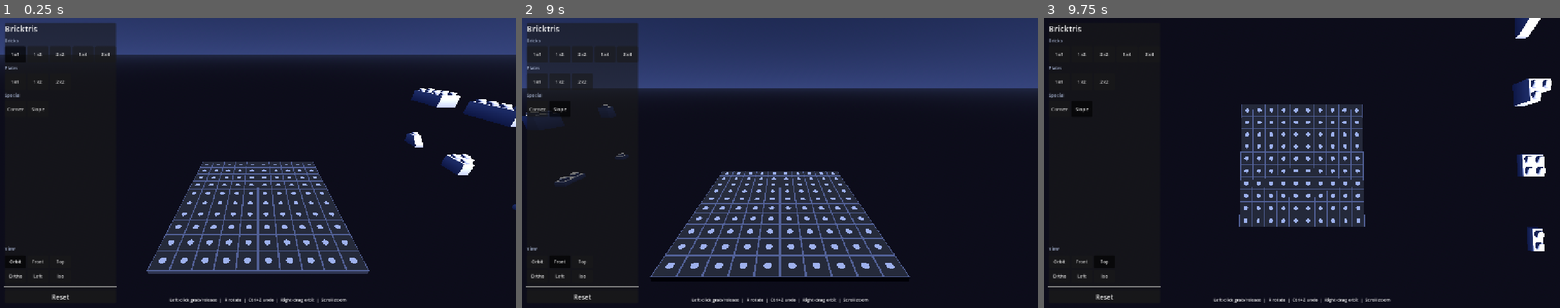
Above: before the commit, frames 1-3 (left to right).
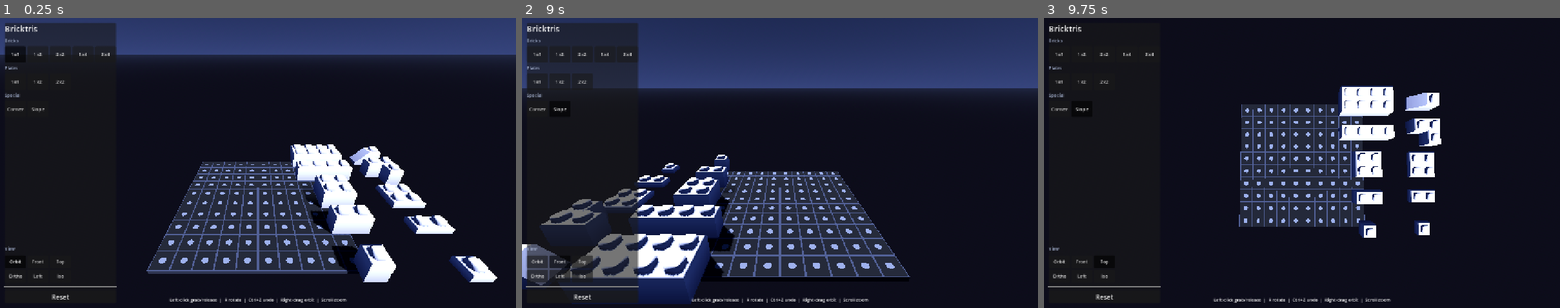
Above: after the commit, the same moments.

Repository: ZacharyEllison/games
Game: Godot game, scene res://scenes/main.tscn
Same seed, same stepped clock (60 frames per second), same inputs: the game is played once before the commit and once after it.
Inputs:
- Up to frame 1 (0.25 s): no input
- Up to frame 2 (9 s): click "1x1" at 0.5 s; click "1x2" at 1.25 s; click "2x2" at 2 s; click "1x4" at 2.75 s; click "2x4" at 3.5 s; click "1x1" at 4.25 s; click "1x2" at 5 s; click "2x2" at 5.75 s; click "Corner" at 6.5 s; click "Slope" at 7.25 s; click "Orbit" at 8 s; click "Front" at 8.75 s
- Up to frame 3 (9.75 s): click "Top" at 9.5 s

The runs differ from the first frame. In frame 1, 8.0% of the frame differs, in the area x 56-100%, y 24-92%; in frame 2, 10%, in the area x 0-42%, y 29-99%; in frame 3, 5.8%.

Commit message:
Align Bricktris palette flush along the grid edge.
Run palette slots down the right side of the build surface instead of away from it, and refresh the web export.

Diff:
--- a/bricktris/scripts/brick_palette.gd
+++ b/bricktris/scripts/brick_palette.gd
@@ -14,14 +14,14 @@
 	"brick_slope_1x2": preload("res://scenes/brick_slope_1x2.tscn"),
 }
 
-# Two rows, spaced for the widest bricks (2x4 ~= 0.32 m).
+# Two rows (+X) × five slots (−Z) hugging the grid's right edge.
 const LAYOUT: Array = [
 	["brick_1x1", "brick_1x2", "brick_2x2", "brick_1x4", "brick_2x4"],
 	["plate_1x1", "plate_1x2", "plate_2x2", "brick_corner", "brick_slope_1x2"],
 ]
 
-const COL_SPACING := BuildLayout.PALETTE_COL_SPACING
-const ROW_SPACING := BuildLayout.PALETTE_ROW_SPACING
+const X_SPACING := BuildLayout.PALETTE_X_SPACING
+const Z_SPACING := BuildLayout.PALETTE_Z_SPACING
 const GRAB_RADIUS := BuildLayout.PALETTE_GRAB_RADIUS
 
 var _slots: Array = []
@@ -37,9 +37,9 @@
 		for col in cols:
 			var type: String = LAYOUT[row][col]
 			var offset := Vector3(
-				(col - (cols - 1) * 0.5) * COL_SPACING,
-				-row * ROW_SPACING,
-				0.0
+				row * X_SPACING,
+				0.0,
+				-col * Z_SPACING
 			)
 			_add_slot(type, offset)
 
--- a/bricktris/scripts/build_layout.gd
+++ b/bricktris/scripts/build_layout.gd
@@ -17,11 +17,11 @@
 const DESK_TOP_Y := 0.8
 const SEATED_CAM_Z := 0.3
 const DESK_NEAR_MARGIN := STUD_PITCH * 5.0
-const VR_PALETTE_GAP := STUD_PITCH * 2.5
-const VR_PALETTE_LIFT := BRICK_HEIGHT * 2.5
+const VR_PALETTE_GAP := 0.0
+const VR_PALETTE_LIFT := DESK_TOP_EPS
 
-const PALETTE_COL_SPACING := STUD_PITCH * 6.5
-const PALETTE_ROW_SPACING := STUD_PITCH * 5.25
+const PALETTE_X_SPACING := STUD_PITCH * 4.5
+const PALETTE_Z_SPACING := DESK_EXTENT / 4.0
 const PALETTE_GRAB_RADIUS := STUD_PITCH * 2.25
 const VR_GRAB_RADIUS := STUD_PITCH * 1.75
 const STUD_DOT_RADIUS := STUD_PITCH * 0.16
@@ -40,12 +40,11 @@
 	var z := SEATED_CAM_Z - DESK_NEAR_MARGIN - DESK_HALF_EXTENT
 	return Vector3(0.0, DESK_TOP_Y, z)
 
-static func palette_half_width() -> float:
-	return PALETTE_COL_SPACING * 2.0
-
 static func vr_palette_position(desk_pos: Vector3) -> Vector3:
-	var x := desk_pos.x + DESK_HALF_EXTENT + VR_PALETTE_GAP + palette_half_width()
-	return Vector3(x, desk_pos.y + VR_PALETTE_LIFT, desk_pos.z)
+	# Origin at the grid's front-right corner; slots run along -Z (down the edge).
+	var x := desk_pos.x + DESK_HALF_EXTENT + VR_PALETTE_GAP
+	var z := desk_pos.z + DESK_HALF_EXTENT
+	return Vector3(x, desk_pos.y + VR_PALETTE_LIFT, z)
 
 static func grid_origin_xz(desk: Node3D) -> Vector2:
 	var half := DESK_HALF_EXTENT
@@ -56,10 +55,10 @@
 	return origin + (Vector2(cell) + Vector2(0.5, 0.5)) * STUD_PITCH
 
 static func palette_col_spacing() -> float:
-	return PALETTE_COL_SPACING
+	return PALETTE_X_SPACING
 
 static func palette_row_spacing() -> float:
-	return PALETTE_ROW_SPACING
+	return PALETTE_Z_SPACING
 
 static func palette_grab_radius() -> float:
 	return PALETTE_GRAB_RADIUS
--- a/bricktris/scripts/main.gd
+++ b/bricktris/scripts/main.gd
@@ -140,10 +140,7 @@
 	desk.global_position = BuildLayout.desk_position()
 	GridSnapper.configure_from_desk(desk)
 	brick_palette.global_position = BuildLayout.vr_palette_position(desk.global_position)
-	var look_target := desk.global_position
-	look_target.y = brick_palette.global_position.y
-	if look_target.distance_squared_to(brick_palette.global_position) > 0.001:
-		brick_palette.look_at(look_target, Vector3.UP)
+	brick_palette.rotation = Vector3.ZERO
 
 func _reset_hand_tracking() -> void:
 	_hand_prev_pos = Vector3.ZERO
Not shown, changed: bricktris/index.html
Not shown, changed: bricktris/index.pck
